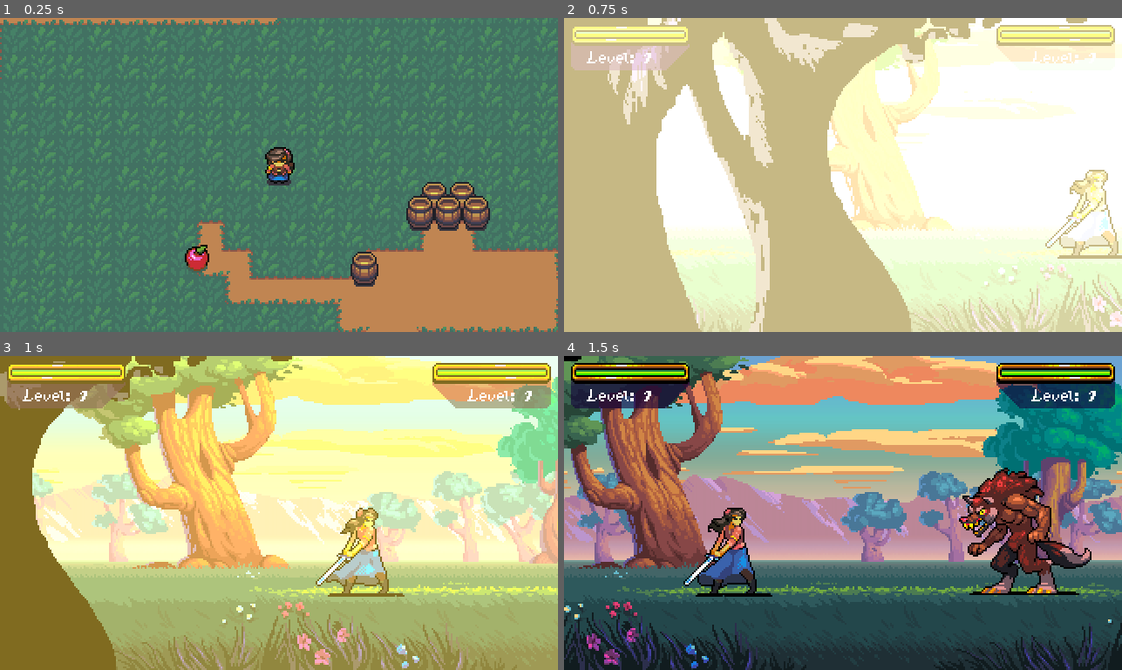
Above: before the commit, frames 1-4 (two rows, left to right).
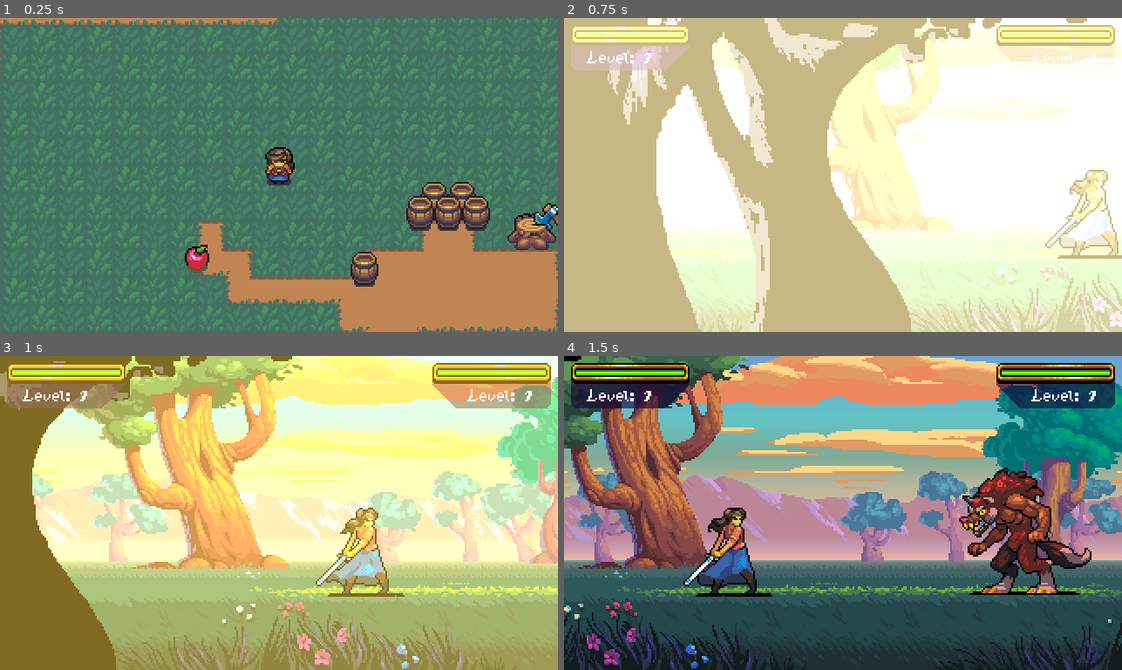
Above: after the commit, the same moments.

Repository: jalder89/RPG-In-Godot
Game: Godot game, scene res://Scenes/Levels/Town.tscn
The game is run twice, just before and just after one commit, with the same random seed, the same clock (stepped at 60 frames per second) and the same inputs.
Inputs:
- Up to frame 1 (0.25 s): no input
- Up to frame 2 (0.75 s): tap Enter (ui_accept) at 0.5 s; hold D (right) from 0.53 s (still down); hold B (battle) from 0.53 s (still down)
- Up to frame 3 (1 s): keep holding D (right); keep holding B (battle); tap Enter (ui_accept) at 0.77 s
- Up to frame 4 (1.5 s): release D (right) at 1.28 s; release B (battle) at 1.28 s; hold S (down) from 1.28 s (still down); tap B (battle) at 1.35 s

The runs differ from the first frame. In frame 1, 0.9% of the frame differs, in the area x 90-100%, y 58-74%; in frame 2, nothing differs; in frame 3, nothing differs; in frame 4, nothing differs.

Commit message:
Implemented NPC interactable.

Diff:
--- /dev/null
+++ b/Scenes/Characters/NPC.gd
@@ -0,0 +1,7 @@
+extends Interactable
+class_name NPC
+
+@export var character : Character
+
+func _run_interaction() -> void:
+	pass
--- /dev/null
+++ b/Scenes/Characters/NPC.tscn
@@ -0,0 +1,15 @@
+[gd_scene load_steps=3 format=3 uid="uid://dmxqpry7dn232"]
+
+[ext_resource type="Texture2D" uid="uid://3je074q4p2a4" path="res://Assets/Sprites/AxeStump.png" id="1_3dcwm"]
+[ext_resource type="Script" path="res://Scenes/Characters/NPC.gd" id="1_wka8s"]
+
+[node name="NPC" type="CharacterBody2D"]
+collision_layer = 11
+script = ExtResource("1_wka8s")
+
+[node name="Sprite2D" type="Sprite2D" parent="."]
+position = Vector2(0, -4)
+texture = ExtResource("1_3dcwm")
+
+[node name="CollisionPolygon2D" type="CollisionPolygon2D" parent="."]
+polygon = PackedVector2Array(-8, 4, -13, 4, -13, 1, -8, -4, -5, -7, 5, -7, 8, -4, 13, 1, 13, 4, 8, 4, 8, 8, 3, 8, -3, 8, -8, 8)
--- a/Scenes/Levels/Town.tscn
+++ b/Scenes/Levels/Town.tscn
@@ -7,6 +7,8 @@
 [ext_resource type="PackedScene" uid="uid://ckhmh8l374xo6" path="res://Scenes/Prefabs/ItemPickup.tscn" id="5_phlre"]
 [ext_resource type="Resource" uid="uid://b36n3f2q8bvii" path="res://Scenes/Prefabs/Items/AppleItem.tres" id="6_j1kr6"]
 [ext_resource type="PackedScene" uid="uid://cydftnle3q1nh" path="res://Scenes/UI/OverworldUI.tscn" id="7_6u7q0"]
+[ext_resource type="PackedScene" uid="uid://dmxqpry7dn232" path="res://Scenes/Characters/NPC.tscn" id="8_rr1ot"]
+[ext_resource type="Resource" uid="uid://ba0diup4tf8p8" path="res://Scenes/Characters/StumpyCharacter.tres" id="9_71q5x"]
 
 [node name="Town" type="Node2D"]
 y_sort_enabled = true
@@ -43,3 +45,7 @@
 item = ExtResource("6_j1kr6")
 
 [node name="OverworldUI" parent="." instance=ExtResource("7_6u7q0")]
+
+[node name="NPC" parent="." instance=ExtResource("8_rr1ot")]
+position = Vector2(304, 120)
+character = ExtResource("9_71q5x")
--- a/Scenes/Prefabs/Items/Barrel.gd
+++ b/Scenes/Prefabs/Items/Barrel.gd
@@ -13,4 +13,4 @@
 		Events.emit_signal("request_show_message", "You found " + article + " " + item.name + ".")
 		item = null
 	else:
-		Events.emit_signal("request_show_message", "It's just a barrel...", load("res://Scenes/Characters/ElizabethCharacter.tres"))
+		Events.emit_signal("request_show_message", "It's just a barrel...")
--- a/Scripts/Interactable.gd
+++ b/Scripts/Interactable.gd
@@ -4,8 +4,8 @@
 func _run_interaction() -> void:
 	pass
 
-func get_indefinite_article(name) -> String:
-	var first_letter = name.substr(0, 1).to_lower()
+func get_indefinite_article(item_name) -> String:
+	var first_letter = item_name.substr(0, 1).to_lower()
 	if first_letter in ["a", "e", "i", "o", "u"]:
 		return "an"
 	else:
Not shown: 1 places in Scenes/Levels/Town.tscn that only renumber resources
